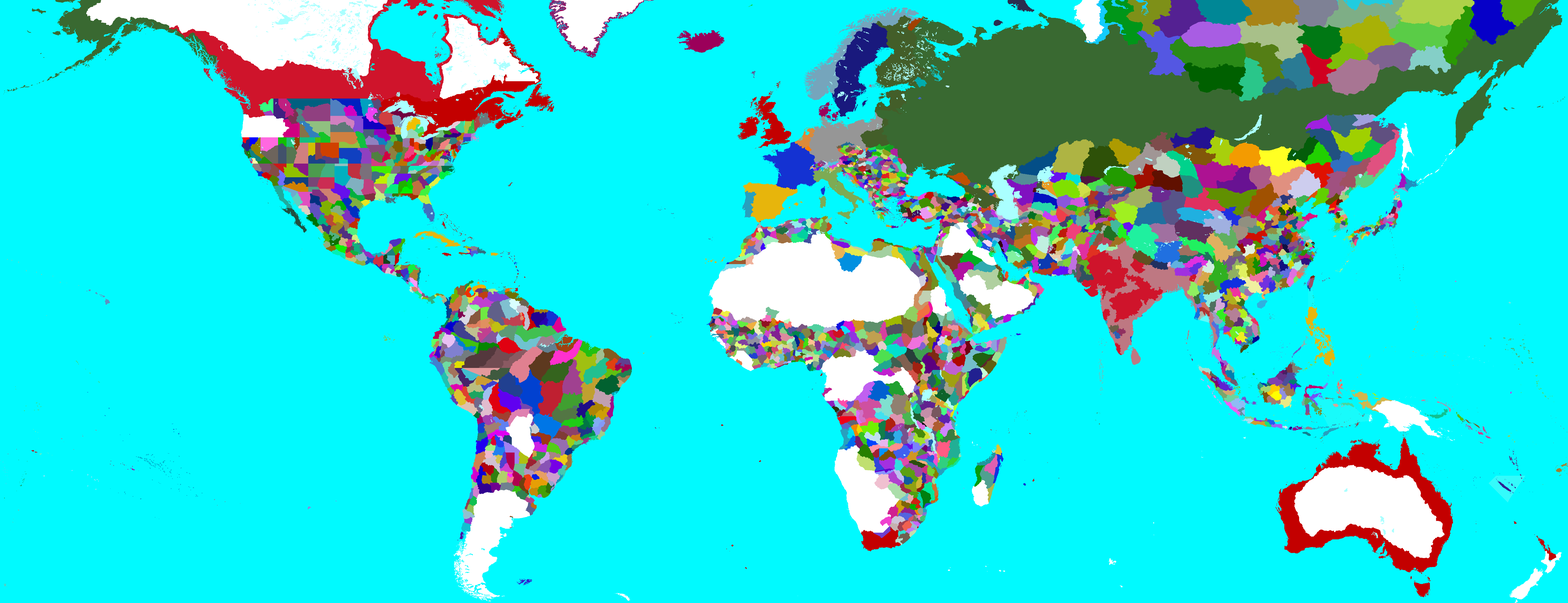
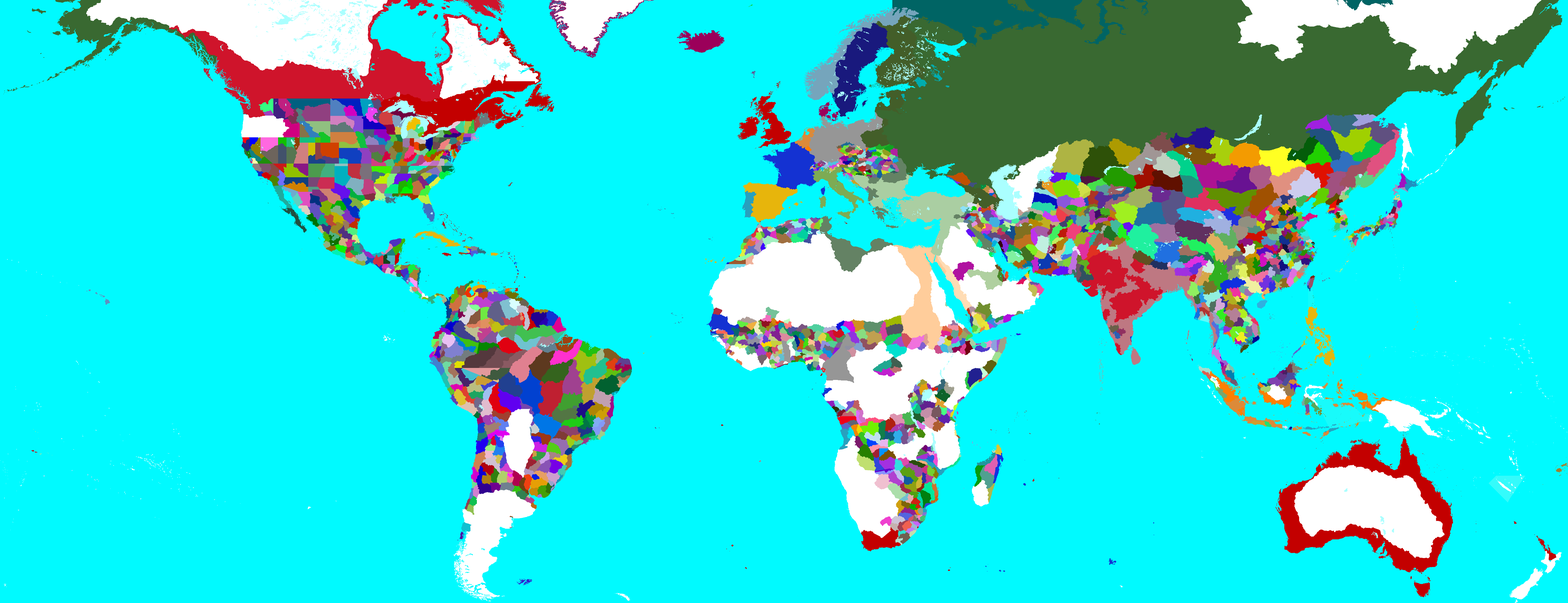
Layered file, before and after one edit (1568 x 603). Changes by layer:
moved "UK" (1st of 3, in "Colonizers") above "France" over [169, 0, 1557, 597]
painted on "Puppets" (1st of 4, in "Colonizers" › "UK") over [867, 202, 886, 224]
moved "France" (1st of 2, in "Colonizers") above "Netherlands" over [514, 110, 1061, 485]
painted on "Netherlands" (2nd of 2, in "Colonizers" › "Netherlands") over [1224, 370, 1358, 440]
painted on "Puppets" (2nd of 4, in "Colonizers" › "Netherlands") over [1209, 370, 1393, 428]
painted on "Portugal" over [1302, 426, 1330, 437]
painted on "Spain" over [1300, 335, 1458, 366]
added group "Ottoman Empire" (1st of 2, in "Colonizers") with 4 layers in group "Colonizers" over [819, 158, 996, 350]
added layer "Ottoman Empire" (2nd of 2, in "Colonizers" › "Ottoman Empire") in group "Ottoman Empire" over [852, 173, 977, 347]
added layer "Puppets" (3rd of 4, in "Colonizers" › "Ottoman Empire") in group "Ottoman Empire" over [819, 158, 996, 273]
added layer "Egypt" in group "Ottoman Empire" over [890, 197, 947, 350]
added layer "Egyptian Puppets" in group "Ottoman Empire" over [937, 255, 977, 317]
painted on "Russia" (2nd of 2, in "Colonizers" › "Russia") over [868, 0, 1417, 199]
moved "Denmark" (1st of 2, in "Colonizers") above "Sweden-Norway" over [709, 0, 1193, 368]
showed group "Colonies" (19 layers) over [709, 313, 1155, 597]
renamed "River" to "Plan of 1854", moved it above "Kayor Coast", painted on it over [711, 313, 740, 331]
added layer "Event" in group "Senegal" over [709, 323, 720, 330]
added layer "Buged part of event" in group "Senegal" over [714, 316, 727, 331]
added group "Gabon" with 1 layers in group "Colonies" over [821, 387, 833, 398]
added layer "Orungu" in group "Gabon" over [821, 387, 833, 398]
added layer "South Islands" in group "Colonies" over [797, 522, 1155, 597]
painted on "Template" over [0, 0, 1568, 588]
…and 5 more changes (3 added, 2 painted, 1 renamed)